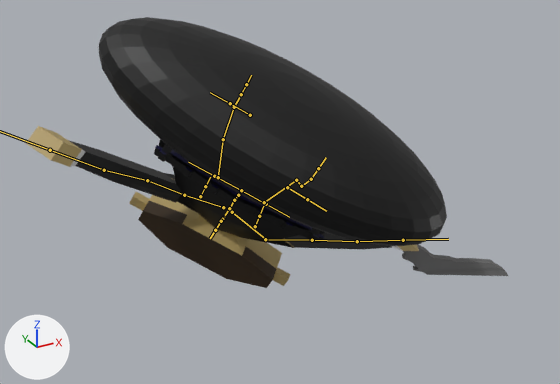
The FBX model FBI.fbx as it was, and as the next commit left it.
Rendered twice from a 50 mm camera at (0.3694, -0.122, 3.1171) aimed at (0.4551, 0.0338, 3.0392). Arrows for +X, +Y and +Z are at lower left; the lights stay in place. Both versions are drawn at frame 1 of the action 'metarig|SphereAction'; the numbers are the values there. The bones that bend it are drawn over the model as lines.
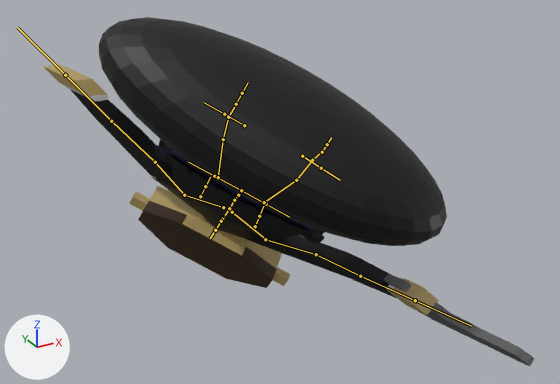
What differs and where, as boxes (x1, y1, x2, y2) in the pictures (560 x 384 px):
'Cube', posed
    before: (26, 126, 419, 288)
    after: (43, 65, 439, 315)
'Plane', posed
    before: (402, 244, 508, 276)
    after: (383, 274, 534, 367)
bone 'upper_arm.L', root to tip
    before: (184, 195) to (147, 180)
    after: (184, 195) to (155, 162)
bone 'hand.L', root to tip
    before: (104, 170) to (50, 150)
    after: (111, 121) to (65, 75)
bone 'upper_arm.R', root to tip
    before: (265, 239) to (312, 240)
    after: (265, 239) to (316, 254)
bone 'hand.R', root to tip
    before: (357, 241) to (403, 240)
    after: (360, 276) to (415, 300)
bone 'shin.L', root to tip
    before: (223, 139) to (234, 107)
    after: (223, 139) to (228, 117)
bone 'foot.L', root to tip
    before: (234, 107) to (239, 97)
    after: (228, 117) to (234, 107)
bone 'shin.R', root to tip
    before: (296, 180) to (301, 186)
    after: (296, 180) to (312, 160)
bone 'foot.R', root to tip
    before: (301, 186) to (311, 179)
    after: (312, 160) to (322, 151)

The edits, one by one:
Bone 'upper_arm.L' (bone_upper_arm_l) turns from (-38, 25, -73) to (-25, 114, -78) degrees about its own x, y and z.
Bone 'hand.L' (bone_hand_l) turns from (0, 0, 3) to (-5, 1, 2) degrees about its own x, y and z.
Bone 'upper_arm.R' (bone_upper_arm_r) turns from (52, 28, 66) to (4, 7, 49) degrees about its own x, y and z.
Bone 'hand.R' (bone_hand_r) turns from (0, 0, 0) to (-1, -1, -6) degrees about its own x, y and z.
Bone 'shin.L' (bone_shin_l) turns from (-22, -1, 2) to (0, 0, 1) degrees about its own x, y and z.
Bone 'foot.L' (bone_foot_l) turns from (25, 0, 0) to (8, 0, 0) degrees about its own x, y and z.
Bone 'shin.R' (bone_shin_r) turns from (46, -3, 1) to (2, -1, -1) degrees about its own x, y and z.
Bone 'foot.R' (bone_foot_r) turns from (-21, -1, 11) to (-7, -3, 11) degrees about its own x, y and z.
